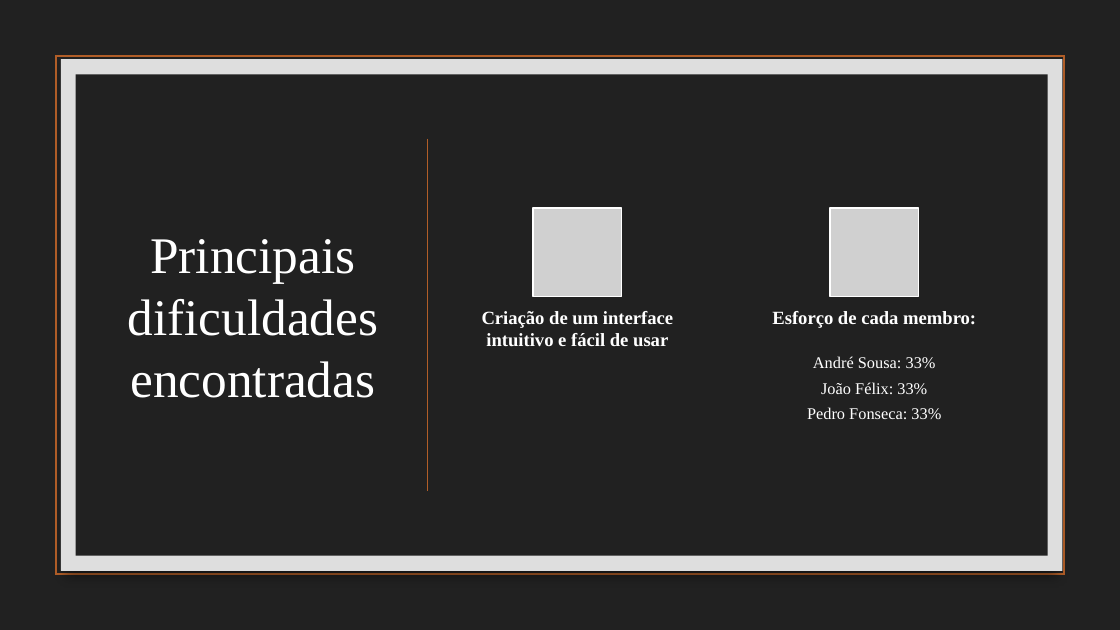
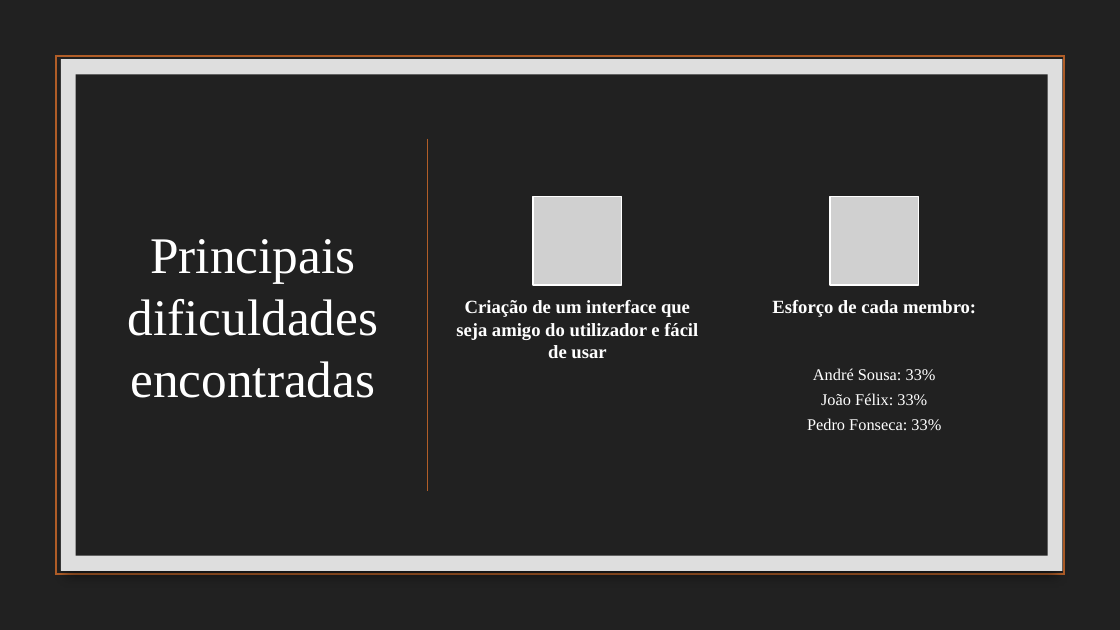
Before and after one commit to afs202005277/STCP-Pathfinder, a slide deck: slide 10 of Projeto2AED.pptx. Drawn at 1120x630 pixels with LibreOffice and Linux fonts; fonts in the diff are those of the drawing; grey boxes stand for pictures; background and template pictures are left out. Boxes give left, top, right and bottom in pixels: in the first picture for what was removed or moved away, otherwise in the second. Text is boxed around its words. In the diff, an @@ line names an element or a change of style, - is before the commit and + after.

```diff
--- a/Projeto2AED.pptx
+++ b/Projeto2AED.pptx
@@ picture moved from (x1=534, y1=208, x2=622, y2=297) to (x1=534, y1=197, x2=622, y2=285) @@
@@ picture moved from (x1=830, y1=208, x2=918, y2=297) to (x1=830, y1=197, x2=918, y2=285) @@
@@ text "Esforço de cada membro:" moved from (x1=772, y1=311, x2=976, y2=328) to (x1=772, y1=300, x2=976, y2=317) @@
@@ text at (x1=456, y1=300, x2=698, y2=358): text changed @@
-Criação de um interface intuitivo e fácil de usar
+Criação de um interface que seja amigo do utilizador e fácil de usar
@@ text "André Sousa: 33%" moved from (x1=807, y1=356, x2=941, y2=419) to (x1=807, y1=368, x2=941, y2=430) @@
```
Also in this commit, not shown: 4 other slides changed.
